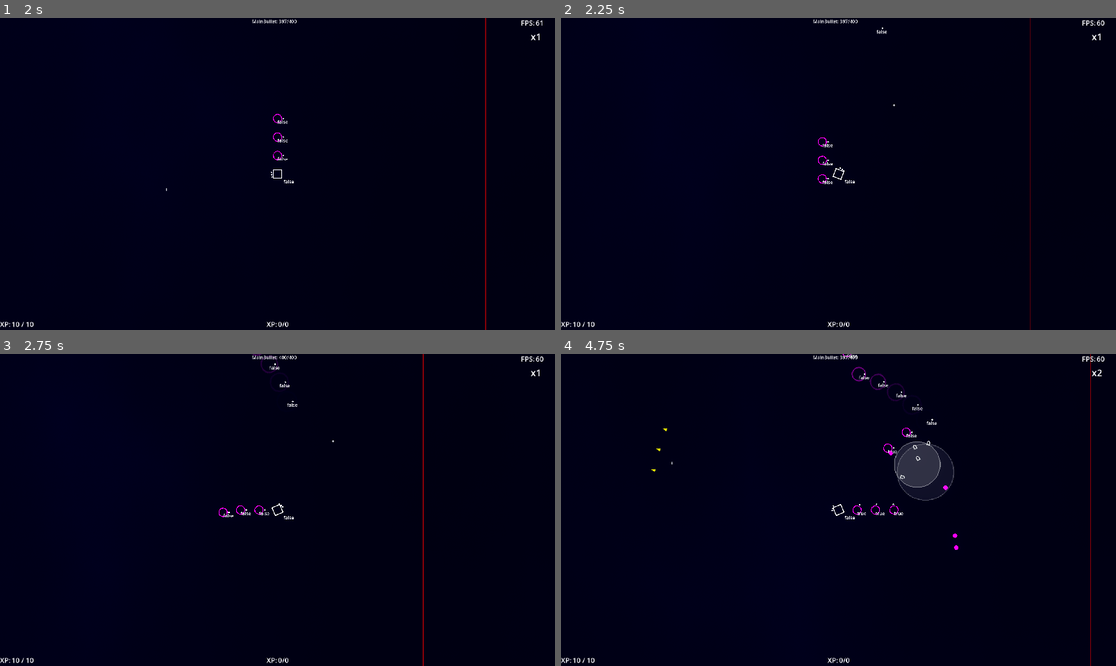
Above: before the commit, frames 1-4 (two rows, left to right).
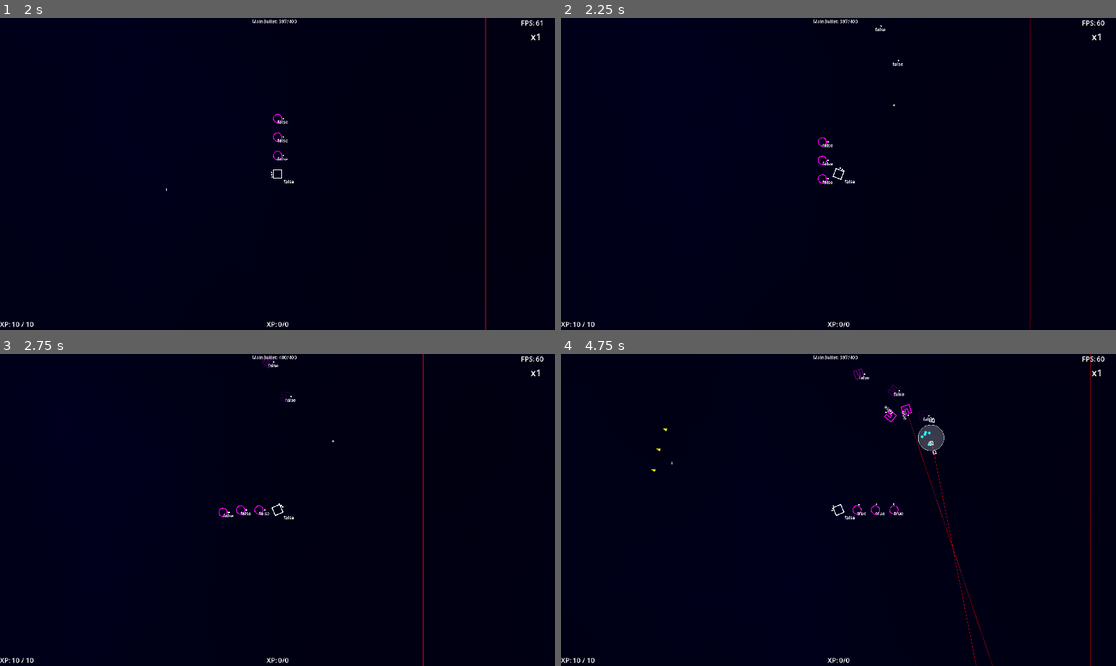
Above: after the commit, the same moments.

Repository: Toshiyuki-Murakami/sht
Game: Godot game, scene res://stage.tscn
Same seed, same stepped clock (60 frames per second), same inputs: the game is played once before the commit and once after it.
Inputs (mouse positions are in pixels of both pictures, inside the frame that each line leads up to):
- Up to frame 1 (2 s): move the mouse to (399, 158) at 0.52 s; hold D (game_right) 0.53-1.28 s; tap Space (game_chage) at 0.6 s; move the mouse to (166, 189) at 1.27 s; hold S (game_down) from 1.28 s (still down); click (166, 189) at 1.35 s
- Up to frame 2 (2.25 s): tap Enter at 2 s; move the mouse to (894, 105) at 2.02 s; release S (game_down) at 2.03 s; hold D (game_right) from 2.03 s (still down); right-click (894, 105) at 2.1 s
- Up to frame 3 (2.75 s): keep holding D (game_right)
- Up to frame 4 (4.75 s): move the mouse to (810, 572) at 2.77 s; release D (game_right) at 2.78 s; hold W (game_up) 2.78-3.53 s; tap E (game_shield) at 2.85 s; move the mouse to (1005, 556) at 3.52 s; hold A (game_left) from 3.53 s (still down); tap Space (game_chage) at 3.6 s; move the mouse to (672, 463) at 4.27 s; click (672, 463) at 4.35 s

Frame 1 is identical in both runs. In frame 2, less than 0.1% of the frame differs, in the area x 56-62%, y 2-16%; in frame 3, 0.1%; in frame 4, 1.9%, in the area x 50-98%, y 0-100%.

Commit message:
laser enemy add

Diff:
--- a/Common/autoload/Datas.gd
+++ b/Common/autoload/Datas.gd
@@ -6,6 +6,13 @@
 var spawns:Array = [
 	## グループパターンごとにわける
 	[
+		{
+			'keyname': 'enemy_totu01',
+			'type': 'normal',
+			'count': 3,
+			'angle': 15.0,
+			'delay': 0.1,
+		},
 		{
 			'keyname': 'enemy_cross',
 			'type': 'spit',
--- a/Common/autoload/Scenes.gd
+++ b/Common/autoload/Scenes.gd
@@ -7,6 +7,7 @@
 	'enemy_square128': preload("res://Entity/EnemySquare128.tscn").instantiate(),
 	'enemy_circle01': preload("res://Entity/EnemyCircle01.tscn").instantiate(),
 	'enemy_cross': preload("res://Entity/EnemyCross.tscn").instantiate(),
+	'enemy_totu01': preload("res://Entity/EnemyTotu01.tscn").instantiate(),
 
 	## bullet
 	'main_bullet': preload("res://Entity/bullet/MainBullrt.tscn").instantiate(),
@@ -14,6 +15,7 @@
 	'enemy_bullet02': preload("res://Entity/bullet/EnemyBullrt02.tscn").instantiate(),
 	'laser01': preload("res://Entity/bullet/Laser01.tscn").instantiate(),
 	'missile01': preload("res://Entity/bullet/Missile01.tscn").instantiate(),
+	'enemy_laser01': preload("res://Entity/bullet/EnemyLaser01.tscn").instantiate(),
 
 	## effect
 	'effect_playerdeath': preload("res://Entity/Effect/Effect_PlayerDeath.tscn").instantiate(),
--- /dev/null
+++ b/Entity/Animetion/Anime_Totu01.gd
@@ -0,0 +1 @@
+extends actor_animation
--- /dev/null
+++ b/Entity/Animetion/Anime_Totu01.tscn
@@ -0,0 +1,108 @@
+[gd_scene load_steps=7 format=3 uid="uid://xpt0juk44kms"]
+
+[ext_resource type="Script" path="res://Entity/Animetion/Anime_Totu01.gd" id="1_b2l4u"]
+[ext_resource type="Texture2D" uid="uid://5vdmhpghalqy" path="res://asset/totu_line.png" id="2_v2nbp"]
+
+[sub_resource type="Animation" id="Animation_6f8sn"]
+length = 0.001
+tracks/0/type = "value"
+tracks/0/imported = false
+tracks/0/enabled = true
+tracks/0/path = NodePath("image:modulate")
+tracks/0/interp = 1
+tracks/0/loop_wrap = true
+tracks/0/keys = {
+"times": PackedFloat32Array(0),
+"transitions": PackedFloat32Array(1),
+"update": 0,
+"values": [Color(1.5, 0, 1.5, 1)]
+}
+tracks/1/type = "value"
+tracks/1/imported = false
+tracks/1/enabled = true
+tracks/1/path = NodePath("image:rotation")
+tracks/1/interp = 1
+tracks/1/loop_wrap = true
+tracks/1/keys = {
+"times": PackedFloat32Array(0),
+"transitions": PackedFloat32Array(1),
+"update": 0,
+"values": [0.0]
+}
+tracks/2/type = "value"
+tracks/2/imported = false
+tracks/2/enabled = true
+tracks/2/path = NodePath("image:scale")
+tracks/2/interp = 1
+tracks/2/loop_wrap = true
+tracks/2/keys = {
+"times": PackedFloat32Array(0),
+"transitions": PackedFloat32Array(1),
+"update": 0,
+"values": [Vector2(1, 1)]
+}
+
+[sub_resource type="Animation" id="Animation_awai1"]
+resource_name = "action"
+length = 4.0
+loop_mode = 1
+
+[sub_resource type="Animation" id="Animation_3bdh6"]
+resource_name = "create"
+tracks/0/type = "value"
+tracks/0/imported = false
+tracks/0/enabled = true
+tracks/0/path = NodePath("image:modulate")
+tracks/0/interp = 2
+tracks/0/loop_wrap = true
+tracks/0/keys = {
+"times": PackedFloat32Array(0, 0.8, 1),
+"transitions": PackedFloat32Array(1, 1, 1),
+"update": 0,
+"values": [Color(1.5, 0, 1.5, 0), Color(1.5, 0, 1.5, 0.5), Color(1.5, 0, 1.5, 1)]
+}
+tracks/1/type = "value"
+tracks/1/imported = false
+tracks/1/enabled = true
+tracks/1/path = NodePath("image:rotation")
+tracks/1/interp = 1
+tracks/1/loop_wrap = true
+tracks/1/keys = {
+"times": PackedFloat32Array(0, 1),
+"transitions": PackedFloat32Array(1, 1),
+"update": 0,
+"values": [0.0, 6.28319]
+}
+tracks/2/type = "value"
+tracks/2/imported = false
+tracks/2/enabled = true
+tracks/2/path = NodePath("image:scale")
+tracks/2/interp = 1
+tracks/2/loop_wrap = true
+tracks/2/keys = {
+"times": PackedFloat32Array(0),
+"transitions": PackedFloat32Array(1),
+"update": 0,
+"values": [Vector2(1, 1)]
+}
+
+[sub_resource type="AnimationLibrary" id="AnimationLibrary_vjs7v"]
+_data = {
+"RESET": SubResource("Animation_6f8sn"),
+"action": SubResource("Animation_awai1"),
+"create": SubResource("Animation_3bdh6")
+}
+
+[node name="Anime_Totu01" type="Node2D" node_paths=PackedStringArray("image_base")]
+script = ExtResource("1_b2l4u")
+start_animation = ""
+image_base = NodePath("image")
+
+[node name="image" type="Sprite2D" parent="."]
+modulate = Color(1.5, 0, 1.5, 1)
+texture = ExtResource("2_v2nbp")
+
+[node name="AnimationPlayer" type="AnimationPlayer" parent="."]
+libraries = {
+"": SubResource("AnimationLibrary_vjs7v")
+}
--- /dev/null
+++ b/Entity/Animetion/Bullet/Anime_EnemyLaser01.gd
@@ -0,0 +1,4 @@
+extends actor_animation
+
+func _ready():
+	super()
--- /dev/null
+++ b/Entity/Animetion/Bullet/Anime_EnemyLaser01.tscn
@@ -0,0 +1,136 @@
+[gd_scene load_steps=6 format=3 uid="uid://bggrt6r46pmt3"]
+
+[ext_resource type="Script" path="res://Entity/Animetion/Bullet/Anime_EnemyLaser01.gd" id="1_v7t65"]
+[ext_resource type="Texture2D" uid="uid://bkkmsrrsa7w25" path="res://asset/enemy_bullet.png" id="2_upq7o"]
+
+[sub_resource type="Animation" id="Animation_pct7s"]
+length = 0.001
+tracks/0/type = "value"
+tracks/0/imported = false
+tracks/0/enabled = true
+tracks/0/path = NodePath("Line2D:width")
+tracks/0/interp = 1
+tracks/0/loop_wrap = true
+tracks/0/keys = {
+"times": PackedFloat32Array(0),
+"transitions": PackedFloat32Array(1),
+"update": 0,
+"values": [5.0]
+}
+tracks/1/type = "value"
+tracks/1/imported = false
+tracks/1/enabled = true
+tracks/1/path = NodePath("NoticeLine:visible")
+tracks/1/interp = 1
+tracks/1/loop_wrap = true
+tracks/1/keys = {
+"times": PackedFloat32Array(0),
+"transitions": PackedFloat32Array(1),
+"update": 1,
+"values": [true]
+}
+tracks/2/type = "value"
+tracks/2/imported = false
+tracks/2/enabled = true
+tracks/2/path = NodePath("image:scale")
+tracks/2/interp = 1
+tracks/2/loop_wrap = true
+tracks/2/keys = {
+"times": PackedFloat32Array(0),
+"transitions": PackedFloat32Array(1),
+"update": 0,
+"values": [Vector2(1, 1)]
+}
+tracks/3/type = "value"
+tracks/3/imported = false
+tracks/3/enabled = true
+tracks/3/path = NodePath("NoticeLine:self_modulate")
+tracks/3/interp = 1
+tracks/3/loop_wrap = true
+tracks/3/keys = {
+"times": PackedFloat32Array(0),
+"transitions": PackedFloat32Array(1),
+"update": 0,
+"values": [Color(1, 1, 1, 1)]
+}
+
+[sub_resource type="Animation" id="Animation_fke88"]
+resource_name = "action"
+length = 2.5
+tracks/0/type = "value"
+tracks/0/imported = false
+tracks/0/enabled = true
+tracks/0/path = NodePath("Line2D:width")
+tracks/0/interp = 1
+tracks/0/loop_wrap = true
+tracks/0/keys = {
+"times": PackedFloat32Array(1.5, 1.8, 2.2, 2.5),
+"transitions": PackedFloat32Array(1, 1, 1, 1),
+"update": 0,
+"values": [0.0, 5.0, 5.0, 0.0]
+}
+tracks/1/type = "value"
+tracks/1/imported = false
+tracks/1/enabled = true
+tracks/1/path = NodePath("NoticeLine:visible")
+tracks/1/interp = 1
+tracks/1/loop_wrap = true
+tracks/1/keys = {
+"times": PackedFloat32Array(0, 1.5),
+"transitions": PackedFloat32Array(1, 1),
+"update": 1,
+"values": [true, false]
+}
+tracks/2/type = "value"
+tracks/2/imported = false
+tracks/2/enabled = true
+tracks/2/path = NodePath("image:scale")
+tracks/2/interp = 1
+tracks/2/loop_wrap = true
+tracks/2/keys = {
+"times": PackedFloat32Array(1.5, 1.56667, 2.3),
+"transitions": PackedFloat32Array(1, 1, 1),
+"update": 0,
+"values": [Vector2(0, 0), Vector2(2, 2), Vector2(0, 0)]
+}
+tracks/3/type = "value"
+tracks/3/imported = false
+tracks/3/enabled = true
+tracks/3/path = NodePath("NoticeLine:self_modulate")
+tracks/3/interp = 1
+tracks/3/loop_wrap = true
+tracks/3/keys = {
+"times": PackedFloat32Array(0, 0.2),
+"transitions": PackedFloat32Array(1, 1),
+"update": 0,
+"values": [Color(1, 1, 1, 0), Color(1, 1, 1, 1)]
+}
+
+[sub_resource type="AnimationLibrary" id="AnimationLibrary_ddvdw"]
+_data = {
+"RESET": SubResource("Animation_pct7s"),
+"action": SubResource("Animation_fke88")
+}
+
+[node name="Anime_EnemyLaser01" type="Node2D" node_paths=PackedStringArray("image_base")]
+script = ExtResource("1_v7t65")
+image_base = NodePath("image")
+
+[node name="image" type="Sprite2D" parent="."]
+modulate = Color(1.25, 0, 1.25, 1)
+texture = ExtResource("2_upq7o")
+
+[node name="Line2D" type="Line2D" parent="."]
+modulate = Color(1.2, 0, 1.2, 1)
+points = PackedVector2Array(2000, 0, 0, 0)
+width = 5.0
+
+[node name="NoticeLine" type="Line2D" parent="."]
+modulate = Color(1, 0, 0, 1)
+points = PackedVector2Array(2000, 0, 0, 0)
+width = 1.0
+
+[node name="AnimationPlayer" type="AnimationPlayer" parent="."]
+libraries = {
+"": SubResource("AnimationLibrary_ddvdw")
+}
--- /dev/null
+++ b/Entity/EnemyTotu01.gd
@@ -0,0 +1,5 @@
+extends enemy_base
+
+
+func _ready() -> void:
+	super()
--- /dev/null
+++ b/Entity/EnemyTotu01.tscn
@@ -0,0 +1,63 @@
+[gd_scene load_steps=14 format=3 uid="uid://bn8vvlqypg3hc"]
+
+[ext_resource type="Script" path="res://Entity/EnemyTotu01.gd" id="1_4qnrr"]
+[ext_resource type="PackedScene" uid="uid://xpt0juk44kms" path="res://Entity/Animetion/Anime_Totu01.tscn" id="2_jl5xa"]
+[ext_resource type="PackedScene" uid="uid://c645btwynw72h" path="res://Entity/Options/HitBox.tscn" id="3_rgoni"]
+[ext_resource type="PackedScene" uid="uid://bkhm6i521vcuw" path="res://Entity/Options/HitBodySender.tscn" id="4_828ym"]
+[ext_resource type="PackedScene" uid="uid://qj6efmm5fvff" path="res://Entity/Options/ShotPoints.tscn" id="5_eqmyy"]
+[ext_resource type="PackedScene" uid="uid://768y85c8mrew" path="res://Entity/Options/TriggerController.tscn" id="6_neqhm"]
+[ext_resource type="PackedScene" uid="uid://cfg71m3m3vs5u" path="res://Entity/Options/ShotStop_MoveController.tscn" id="7_2i5yo"]
+[ext_resource type="PackedScene" uid="uid://bi3y2rmb1k88t" path="res://Entity/Options/ShotStop_ChaseController.tscn" id="8_dpeaf"]
+[ext_resource type="PackedScene" uid="uid://cyyt77pvlq5p6" path="res://Entity/Options/FireController.tscn" id="9_34608"]
+[ext_resource type="PackedScene" uid="uid://cxml582ud0jrx" path="res://Entity/Options/WeaponTrigger_with_Ray.tscn" id="10_bj0a7"]
+[ext_resource type="PackedScene" uid="uid://bn6v7n8wrfep4" path="res://Entity/Options/DropController.tscn" id="11_4p2u6"]
+
+[sub_resource type="RectangleShape2D" id="RectangleShape2D_1e2v8"]
+size = Vector2(96.0001, 96.0001)
+
+[sub_resource type="RectangleShape2D" id="RectangleShape2D_hx62e"]
+size = Vector2(32, 32)
+
+[node name="EnemyTotu01" type="Node2D"]
+script = ExtResource("1_4qnrr")
+speed = 180.0
+
+[node name="Anime_Totu01" parent="." instance=ExtResource("2_jl5xa")]
+
+[node name="HitBox" parent="Anime_Totu01" instance=ExtResource("3_rgoni")]
+scale = Vector2(0.333333, 0.333333)
+collision_layer = 16
+collision_mask = 2
+
+[node name="CollisionShape2D" type="CollisionShape2D" parent="Anime_Totu01/HitBox"]
+position = Vector2(1.78814e-07, -9.53678e-07)
+scale = Vector2(1, 1)
+shape = SubResource("RectangleShape2D_1e2v8")
+
+[node name="HitBodySender" parent="Anime_Totu01" instance=ExtResource("4_828ym")]
+
+[node name="CollisionShape2D" type="CollisionShape2D" parent="Anime_Totu01/HitBodySender"]
+shape = SubResource("RectangleShape2D_hx62e")
+
+[node name="ShotPoints" parent="." instance=ExtResource("5_eqmyy")]
+
+[node name="TriggerController" parent="." instance=ExtResource("6_neqhm")]
+
+[node name="ShotStop_MoveController" parent="." instance=ExtResource("7_2i5yo")]
+
+[node name="ShotStop_ChaseController" parent="." instance=ExtResource("8_dpeaf")]
+target_in_radius = 9999.0
+turn_speed = 20.0
+to_face = true
+
+[node name="FireController" parent="." node_paths=PackedStringArray("triggerbase") instance=ExtResource("9_34608")]
+triggerbase = NodePath("../TriggerController")
+
+[node name="WeaponTrigger_with_Ray" parent="FireController" node_paths=PackedStringArray("shotpoints") instance=ExtResource("10_bj0a7")]
+ray_range = 600.0
+shotpoints = NodePath("../../ShotPoints")
+bullet_name = "enemy_laser01"
+cooltime = 2.5
+shot_after_hold = true
+
+[node name="DropController" parent="." instance=ExtResource("11_4p2u6")]
--- a/Entity/Options/HitSender.gd
+++ b/Entity/Options/HitSender.gd
@@ -9,6 +9,8 @@
 @export var is_continuous:bool = false
 ## 継続ダメージ間隔
 @export var continuous_time:float = 0.0
+## 予告時間
+@export var notice_time:float = 0.0
 
 var actor:bullet_base
 var collshape:CollisionShape2D
@@ -59,7 +61,8 @@
 
 func _on_change_state(_state:actor_base.STATE):
 	if _state == actor_base.STATE.MOVE:
-		collshape.disabled = false
+		if notice_time == 0.0:
+			collshape.disabled = false
 
 func init_entity():
 	actor.change_activate.connect(_on_change_activate)
--- a/Entity/Options/PoolController.gd
+++ b/Entity/Options/PoolController.gd
@@ -16,6 +16,10 @@
 	},
 	'enemy_triangle01':{
 		'key_name': 'enemy_triangle01',
+		'size': 30,
+	},
+	'enemy_totu01':{
+		'key_name': 'enemy_totu01',
 		'size': 30,
 	},
 
@@ -38,6 +42,10 @@
 	'missile01': {
 		'key_name': 'missile01',
 		'size': 50,
+	},
+	'enemy_laser01': {
+		'key_name': 'enemy_laser01',
+		'size': 20,
 	},
 
 	'effect_playerdeath': {
--- /dev/null
+++ b/Entity/Options/ShotStop_ChaseController.gd
@@ -0,0 +1,12 @@
+extends chase_controller
+class_name shotstop_chase_controller
+
+func face():
+	if actor.hold == true:
+		return
+	super()
+
+func homing(_delta:float):
+	if actor.hold == true:
+		return
+	super(_delta)
--- /dev/null
+++ b/Entity/Options/ShotStop_ChaseController.tscn
@@ -0,0 +1,6 @@
+[gd_scene load_steps=2 format=3 uid="uid://bi3y2rmb1k88t"]
+
+[ext_resource type="Script" path="res://Entity/Options/ShotStop_ChaseController.gd" id="1_lgfwn"]
+
+[node name="ShotStop_ChaseController" type="Node2D"]
+script = ExtResource("1_lgfwn")
--- /dev/null
+++ b/Entity/Options/ShotStop_MoveController.gd
@@ -0,0 +1,7 @@
+extends move_controler
+class_name shotstop_move_controler
+
+func move(_delta:float):
+	if actor.hold == true:
+		return
+	super(_delta)
--- /dev/null
+++ b/Entity/Options/ShotStop_MoveController.tscn
@@ -0,0 +1,6 @@
+[gd_scene load_steps=2 format=3 uid="uid://cfg71m3m3vs5u"]
+
+[ext_resource type="Script" path="res://Entity/Options/ShotStop_MoveController.gd" id="1_0w3a0"]
+
+[node name="ShotStop_MoveController" type="Node2D"]
+script = ExtResource("1_0w3a0")
--- a/Entity/Options/WeaponTrigger_with_Ray.gd
+++ b/Entity/Options/WeaponTrigger_with_Ray.gd
@@ -4,6 +4,7 @@
 
 ## ターゲットの射程
 @export var ray_range:float = 500.0
+
 
 func _ready() -> void:
 	super()
--- /dev/null
+++ b/Entity/bullet/EnemyLaser01.gd
@@ -0,0 +1,34 @@
+extends bullet_base
+
+@onready var collision_shape_2d: CollisionShape2D = $HitSender/CollisionShape2D
+
+## 命中判定までの時間
+@export var wait_time:float = 1.5
+
+var shotpoints:shot_points
+var point_index:int = 0
+
+var collision_timer:float = 0.0
+
+func _process(_delta: float) -> void:
+	is_life(_delta)
+	global_position = shotpoints.get_points(point_index)
+	## 予告線分待つ
+	collision_timer += _delta
+	if collision_timer >= wait_time:
+		collision_shape_2d.disabled = false
+
+
+func activate(_data:Dictionary = {}):
+	collision_shape_2d.disabled = true
+	super(_data)
+	if _data.has('shot_points'):
+		shotpoints = _data.shot_points
+	if _data.has('point_index'):
+		point_index = _data.point_index
+	face()
+
+func deactivate():
+	super()
+	collision_shape_2d.disabled = true
+	collision_timer = 0.0
--- /dev/null
+++ b/Entity/bullet/EnemyLaser01.tscn
@@ -0,0 +1,27 @@
+[gd_scene load_steps=5 format=3 uid="uid://ci4x7kd026k2d"]
+
+[ext_resource type="Script" path="res://Entity/bullet/EnemyLaser01.gd" id="1_w5xyh"]
+[ext_resource type="PackedScene" uid="uid://cww5j0cca12k6" path="res://Entity/Options/HitSender.tscn" id="2_ydnut"]
+[ext_resource type="PackedScene" uid="uid://bggrt6r46pmt3" path="res://Entity/Animetion/Bullet/Anime_EnemyLaser01.tscn" id="3_0mjft"]
+
+[sub_resource type="RectangleShape2D" id="RectangleShape2D_hy6sm"]
+size = Vector2(2000, 9)
+
+[node name="EnemyLaser01" type="Node2D" node_paths=PackedStringArray("image_base")]
+script = ExtResource("1_w5xyh")
+image_base = NodePath("Anime_EnemyLaser01")
+hit_count = 9999
+lifetime = 2.5
+to_face = true
+
+[node name="HitSender" parent="." instance=ExtResource("2_ydnut")]
+is_continuous = true
+continuous_time = 1.0
+notice_time = 1.5
+
+[node name="CollisionShape2D" type="CollisionShape2D" parent="HitSender"]
+position = Vector2(1001, -1)
+shape = SubResource("RectangleShape2D_hy6sm")
+disabled = true
+
+[node name="Anime_EnemyLaser01" parent="." instance=ExtResource("3_0mjft")]
--- a/Scene/options/SpawnController.gd
+++ b/Scene/options/SpawnController.gd
@@ -25,7 +25,7 @@
 	timer += _delta
 	if spawn_span <= timer:
 		reset_timer()
-		var dat:Dictionary = Datas.spawns[0][3]
+		var dat:Dictionary = Datas.spawns[0][0]
 		spawn(dat)
 
 func _on_set_spawn(_data:Dictionary):
Binary file added: asset/totu_line.png
Not shown, added: asset/totu_line.png.import
